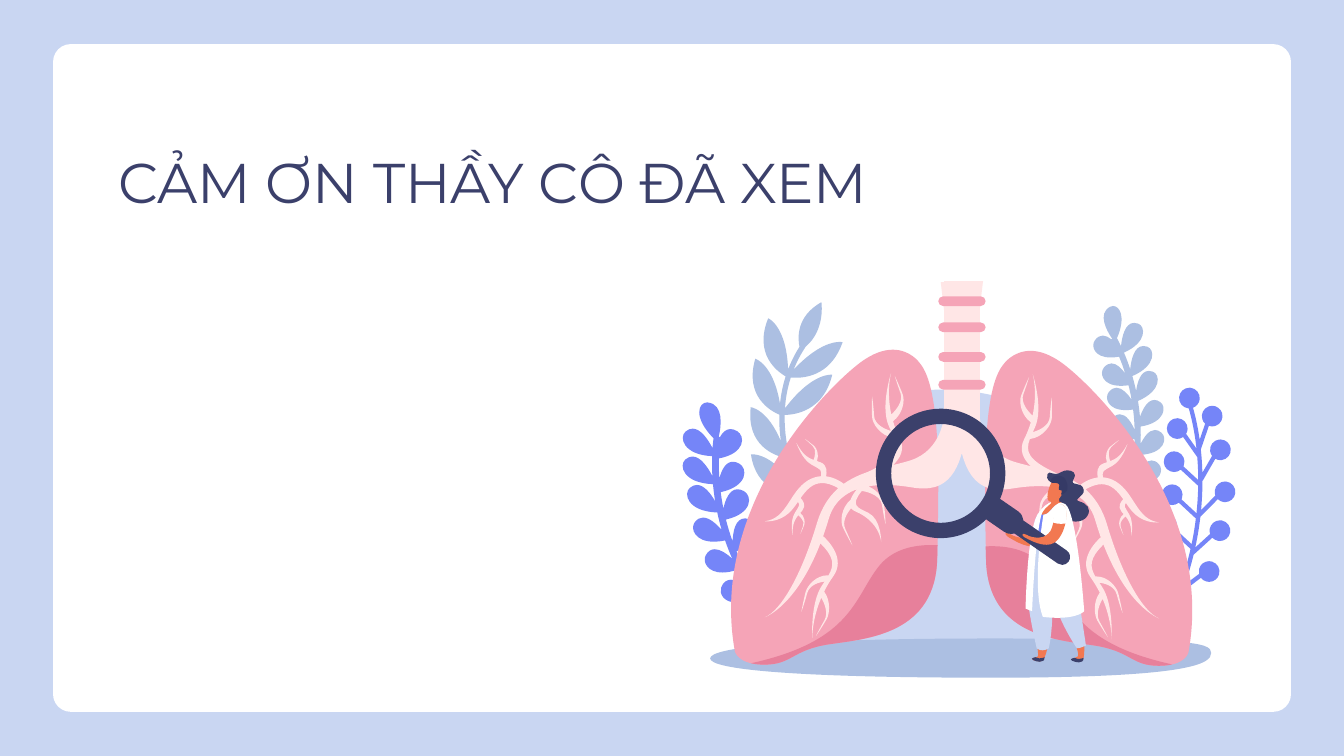
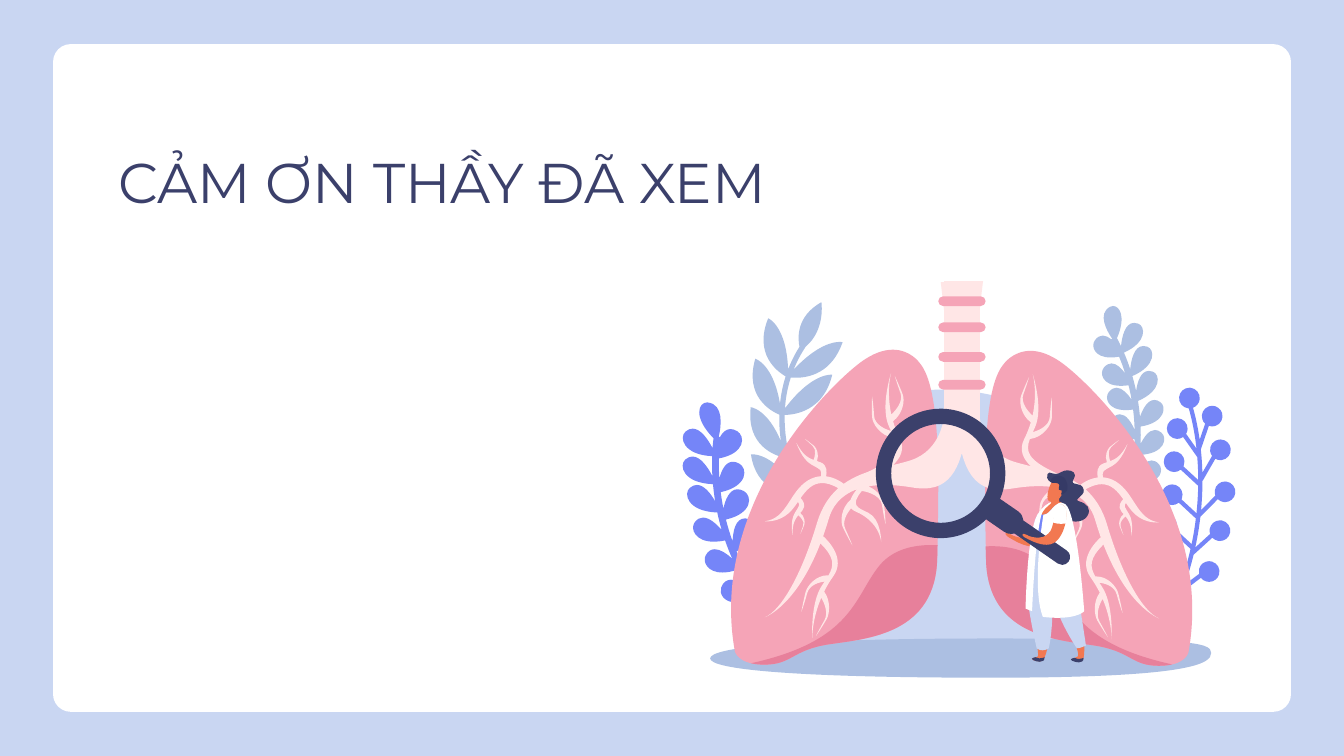
Before and after one commit to truongtonguyen/cn-da22ttb-truongnguyentonguyen-anhykhoabatthuong-lenetcaitien, a slide deck: slide 13 of thesis/abs/BaoCao_110122127.pptx. Drawn at 1344x756 pixels with LibreOffice and Linux fonts; fonts in the diff are those of the drawing. Boxes give left, top, right and bottom in pixels: in the first picture for what was removed or moved away, otherwise in the second. Text is boxed around its words. In the diff, an @@ line names an element or a change of style, - is before the commit and + after.

```diff
--- a/thesis/abs/BaoCao_110122127.pptx
+++ b/thesis/abs/BaoCao_110122127.pptx
@@ title at [119,150,766,204]: text changed @@
-CẢM ƠN THẦY CÔ ĐÃ XEM
+CẢM ƠN THẦY ĐÃ XEM
```
Also in this commit, not shown: 7 other slides changed.
